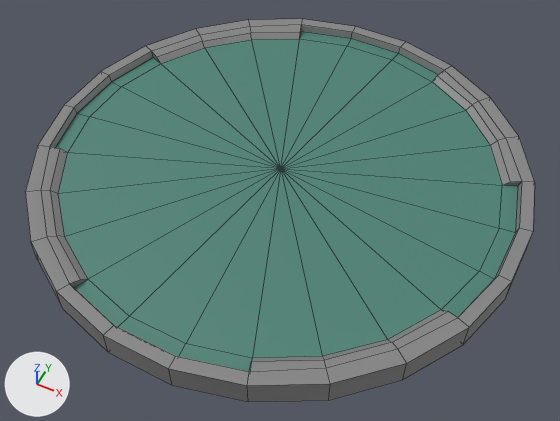
A saved change to the FBX model Assets/Models/Crossing/Crossing_Buildings/Individual_Buildings/park.fbx.
Camera for both pictures: a camera (50 mm lens) standing at (0.174, -0.354, 0.443) and looking at (-0.008, 0.011, -0.014). Lighting does not change. The marker at lower left points along +X, +Y and +Z. Mesh edges are drawn as thin lines. Where no turn or scale is listed for an object, it has been applied to the vertices.

In view in the first picture: 'park'.
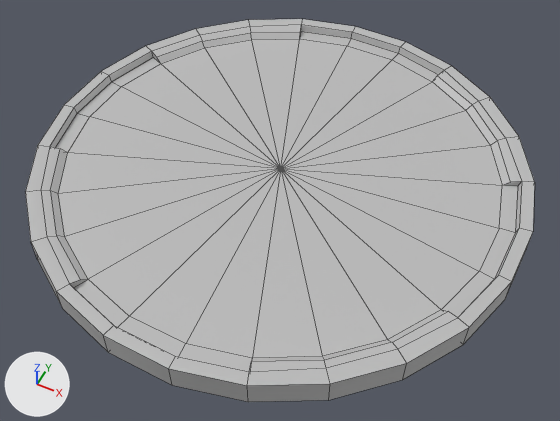
What differs and where, as boxes (x1, y1, x2, y2) in the pictures (560 x 421 px):
'park', recoloured (cyan to grey): (25, 19, 535, 402) in both

Edits to the bpy script that builds the scene:
```text
Add mat_environment_02:
    mat_environment_02 = principled_material('Environment_02')
    mat_environment_02.base_color = (0.5, 0.5, 0.5)  # grey #bcbcbc
Change me_mesh:
    where me_mesh.from_pydata(...)  # 130 vertices, 152 faces; spans x -0.193..0.193, y -0.193..0.193, z -0.007..0.013
    remove me_mesh.materials.append(mat_tree_trunk)  # picture img_tree_base_jpg
    add me_mesh.materials.append(mat_environment_02)  # grey #bcbcbc
```
